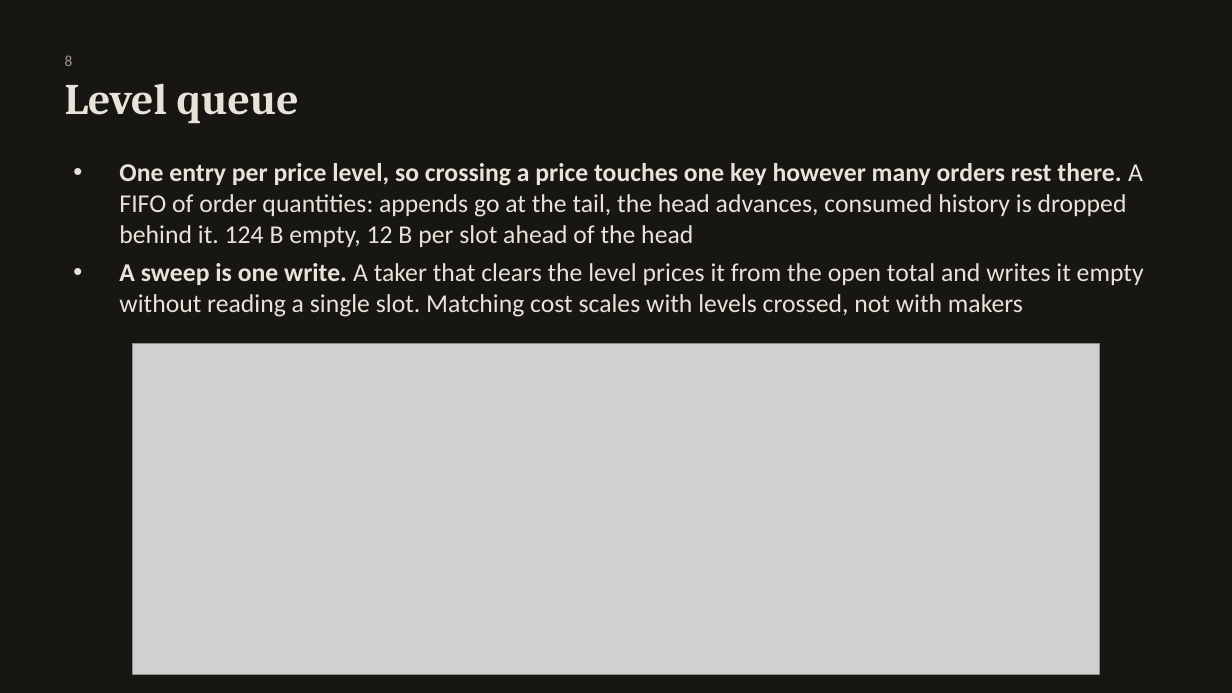
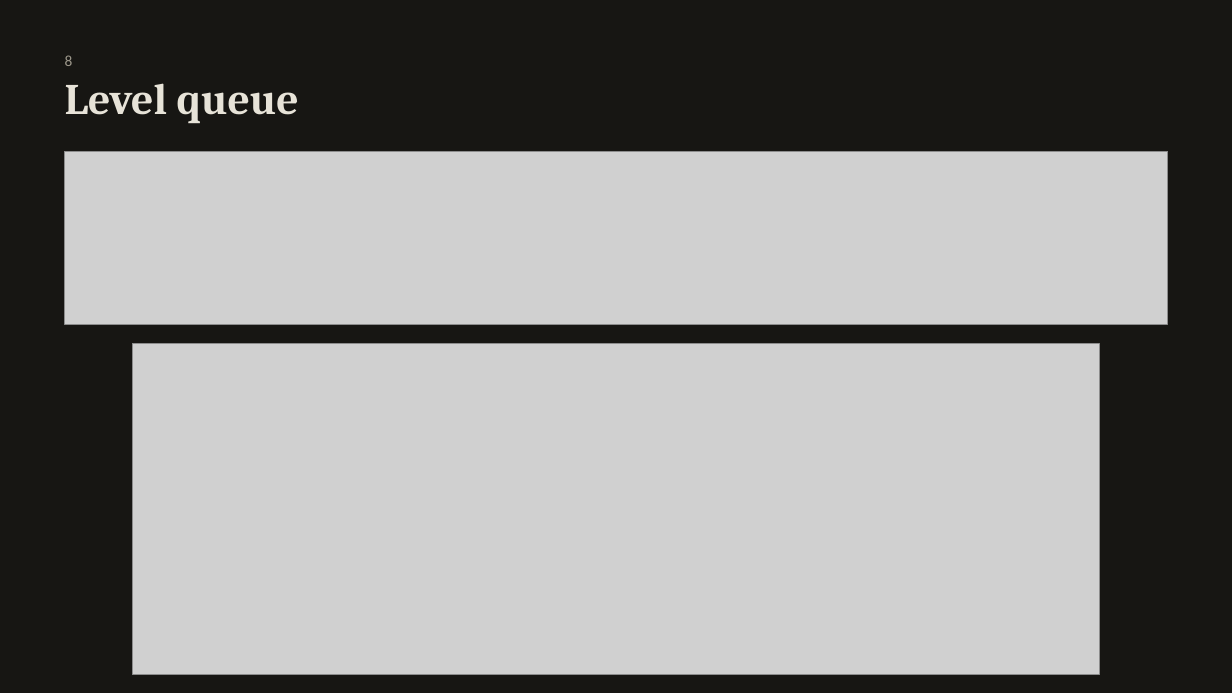
Before and after one commit to tomerweller/pagebook, a slide deck: slide 10 of docs/talk/pagebook-talk.pptx. Drawn at 1232x693 pixels with LibreOffice and Linux fonts; fonts in the diff are those of the drawing; grey boxes stand for pictures. Boxes give left, top, right and bottom in pixels: in the first picture for what was removed or moved away, otherwise in the second. Text is boxed around its words. In the diff, an @@ line names an element or a change of style, - is before the commit and + after.

```diff
--- a/docs/talk/pagebook-talk.pptx
+++ b/docs/talk/pagebook-talk.pptx
@@ picture added at [64,152,1167,324] @@
@@ text removed at [119,163,1144,317] @@
-• One entry per price level, so crossing a price touches one key however many orders rest there. A FIFO of order quantities: appends go at the tail, the head advances, consumed history is dropped behind it. 124 B empty, 12 B per slot ahead of the head
-• A sweep is one write. A taker that clears the level prices it from the open total and writes it empty without reading a single slot. Matching cost scales with levels crossed, not with makers
```
Also in this commit, not shown: 1 other file.
